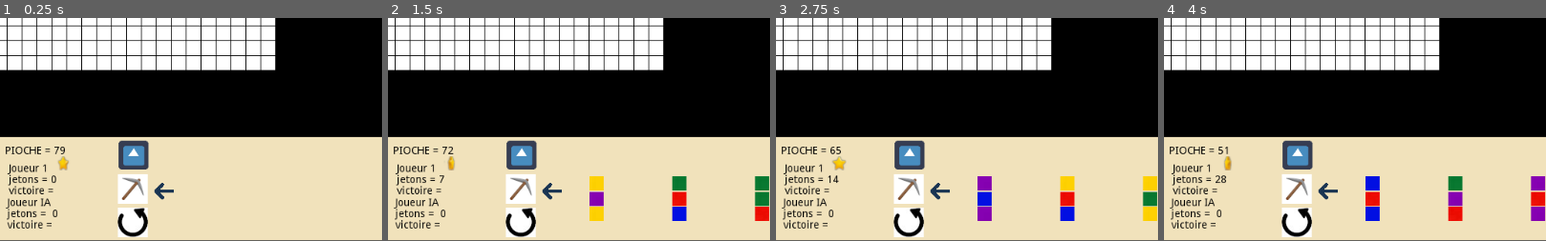
Above: before the commit, frames 1-4 (left to right).
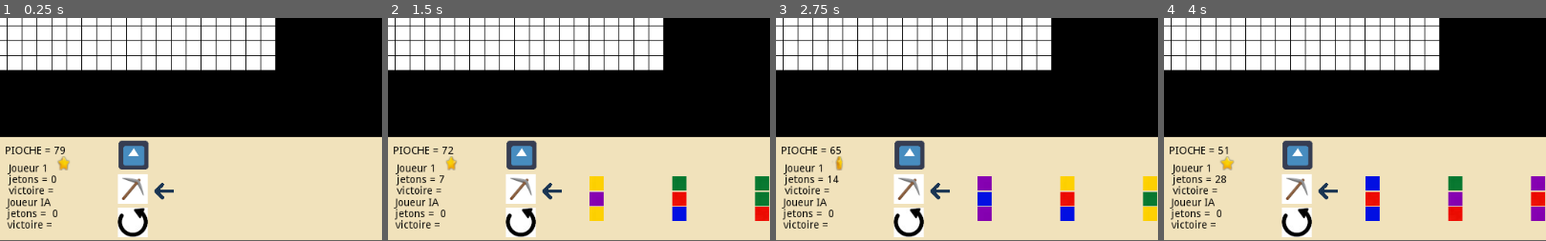
Above: after the commit, the same moments.

Repository: tartempion-sdr/chromino-V2
Game: Godot game, scene res://Node2D.tscn
Two runs of this game, one before a commit and one after it. Both use one fixed random seed, a clock stepped at 60 frames per second and the inputs below. This scene is started directly instead of the project's main scene. The engine's default icon, where the game draws it, is replaced by a stand-in: a white triangle on a blue panel in a dark square.
Inputs (mouse positions are % of the whole screen's width and height, from its top left):
- Up to frame 1 (0.25 s): no input
- Up to frame 2 (1.5 s): click (17, 96) at 0.5 s; click "PIOCHE = 79" at 1.25 s
- Up to frame 3 (2.75 s): click "PIOCHE = 72" at 2 s
- Up to frame 4 (4 s): click "PIOCHE = 65" at 2.75 s; click "PIOCHE = 58" at 3.5 s
The pictures show only the part of the screen within x 0-50%, y 50-100%; the shares and areas given below are measured in that part.

The runs differ from the first frame. In frame 1, less than 0.1% of the frame differs, in the area x 15-19%, y 62-68%; in frame 2, 0.1%; in frame 3, 0.1%, in the area x 14-19%, y 61-69%; in frame 4, 0.1%.
Error in both runs: Invalid get index '0' (on base: 'Array'). (res://Node2D.gd:231)

Commit message:
jeton 1 ia cerveau suit rotation

Diff:
--- a/Node2D.gd
+++ b/Node2D.gd
@@ -225,22 +225,38 @@
 	else:
 		if len(Globals.list_affiche_position_porte_jetons_ia) == 0:
 			print("pioche d'abord joueur IA")
-
-	if len(Globals.list_affiche_position_porte_jetons) >= 0:
-
-		var target_id = Globals.list_affiche_position_porte_jetons[0].jeton_id  # Remplace par ton ID de nœud
-		var node = find_node_by_instance_id(get_tree().root, target_id)
-		if node:
-			node.rotation_degrees += 90
-			var actuel =  sens.find(Globals.list_affiche_position_porte_jetons[0].sens)
-			if actuel < 3:
-				nouveau = actuel + 1
-			else:
-				nouveau = 0
-			Globals.list_affiche_position_porte_jetons[0].sens = sens[nouveau]
-			#print(Globals.list_affiche_position_porte_jetons[0].sens)
-			#print("tourn_n_child" + str(Globals.list_affiche_position_porte_jetons[0].jeton_id))
-			#print("list " + str(Globals.list_affiche_position_porte_jetons))
+	if Globals.au_joueur1_de_jouer:
+		if len(Globals.list_affiche_position_porte_jetons) >= 0:
+
+			var target_id = Globals.list_affiche_position_porte_jetons[0].jeton_id  # Remplace par ton ID de nœud
+			var node = find_node_by_instance_id(get_tree().root, target_id)
+			if node:
+				node.rotation_degrees += 90
+				var actuel =  sens.find(Globals.list_affiche_position_porte_jetons[0].sens)
+				if actuel < 3:
+					nouveau = actuel + 1
+				else:
+					nouveau = 0
+				Globals.list_affiche_position_porte_jetons[0].sens = sens[nouveau]
+				#print(Globals.list_affiche_position_porte_jetons[0].sens)
+				#print("tourn_n_child" + str(Globals.list_affiche_position_porte_jetons[0].jeton_id))
+				#print("list " + str(Globals.list_affiche_position_porte_jetons))
+	else:
+		if Globals.list_affiche_position_porte_jetons_ia.size() >= 0:
+
+			var target_id = Globals.list_affiche_position_porte_jetons_ia[0].jeton_id  # Remplace par ton ID de nœud
+			var node = find_node_by_instance_id(get_tree().root, target_id)
+			if node:
+				node.rotation_degrees += 90
+				var actuel =  sens.find(Globals.list_affiche_position_porte_jetons_ia[0].sens)
+				if actuel < 3:
+					nouveau = actuel + 1
+				else:
+					nouveau = 0
+				Globals.list_affiche_position_porte_jetons_ia[0].sens = sens[nouveau]
+				#print(Globals.list_affiche_position_porte_jetons[0].sens)
+				#print("tourn_n_child" + str(Globals.list_affiche_position_porte_jetons[0].jeton_id))
+				#print("list " + str(Globals.list_affiche_position_porte_jetons))
 
 func find_node_by_instance_id(node, target_id):
 	if node.get_instance_id() == target_id:
--- a/Node2D.tscn
+++ b/Node2D.tscn
@@ -164,7 +164,7 @@
 
 [node name="AnimatedSpriteaujoueur1" type="AnimatedSprite" parent="Area2D"]
 frames = SubResource( 1 )
-frame = 7
+frame = 1
 playing = true
 [connection signal="button_down" from="Area2D/TextureRect2/Button_pioche" to="." method="_on_Button_pioche_button_down"]
 [connection signal="button_down" from="Area2D/TextureRect2/Button_gauche2" to="." method="_on_Button_gauche_button_down"]
--- a/jetons.gd
+++ b/jetons.gd
@@ -13,6 +13,8 @@
 var suite = false
 var similaire = false
 
+var sens = ["verticale-h", "horizontale-d", "verticale-b", "horizontale-g"]
+
 var joker = "res://assets/colors/joker.jpg"
 var jaune = "res://assets/colors/jaune.jpg"
 var vert = "res://assets/colors/vert.jpg"
@@ -223,9 +225,38 @@
 		var node = Globals.find_node_by_instance_id(get_tree().root, target_id)
 		if node:
 			for index in Globals.position_de_chaque_carre_du_plateau.size():
-				yield(get_tree().create_timer(0.1), "timeout") # Attendre 1 seconde entre chaque position
+				#yield(get_tree().create_timer(0.1), "timeout") # Attendre 1 seconde entre chaque position
 				node.position = Vector2(Globals.position_de_chaque_carre_du_plateau[index])
+
 				node.visible = true
+				tourn_ia()
+				yield(get_tree().create_timer(0.025), "timeout") # Attendre 1 seconde entre chaque position
+				tourn_ia()
+				yield(get_tree().create_timer(0.025), "timeout") # Attendre 1 seconde entre chaque position
+				tourn_ia()
+				yield(get_tree().create_timer(0.025), "timeout") # Attendre 1 seconde entre chaque position
+				tourn_ia()
+				yield(get_tree().create_timer(0.025), "timeout") # Attendre 1 seconde entre chaque position
+				Globals.au_joueur1_de_jouer = not Globals.au_joueur1_de_jouer
+				node.visible = false
+
+func tourn_ia():
+	if Globals.list_affiche_position_porte_jetons_ia.size() >= 0:
+			var nouveau
+			var target_id = Globals.list_affiche_position_porte_jetons_ia[0].jeton_id  # Remplace par ton ID de nœud
+			var node = Globals.find_node_by_instance_id(get_tree().root, target_id)
+			if node:
+				node.rotation_degrees += 90
+				var actuel =  sens.find(Globals.list_affiche_position_porte_jetons_ia[0].sens)
+				if actuel < 3:
+					nouveau = actuel + 1
+				else:
+					nouveau = 0
+				Globals.list_affiche_position_porte_jetons_ia[0].sens = sens[nouveau]
+				#print(Globals.list_affiche_position_porte_jetons[0].sens)
+				#print("tourn_n_child" + str(Globals.list_affiche_position_porte_jetons[0].jeton_id))
+				#print("list " + str(Globals.list_affiche_position_porte_jetons))
+
 
 
 func supprime_jeton_porte_jeton():
